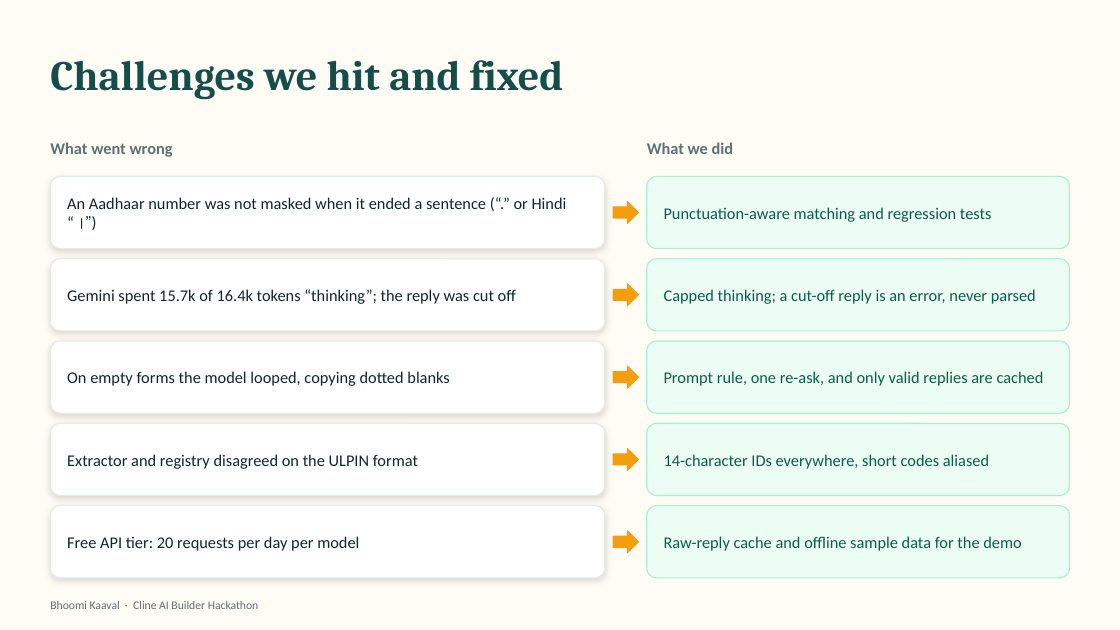
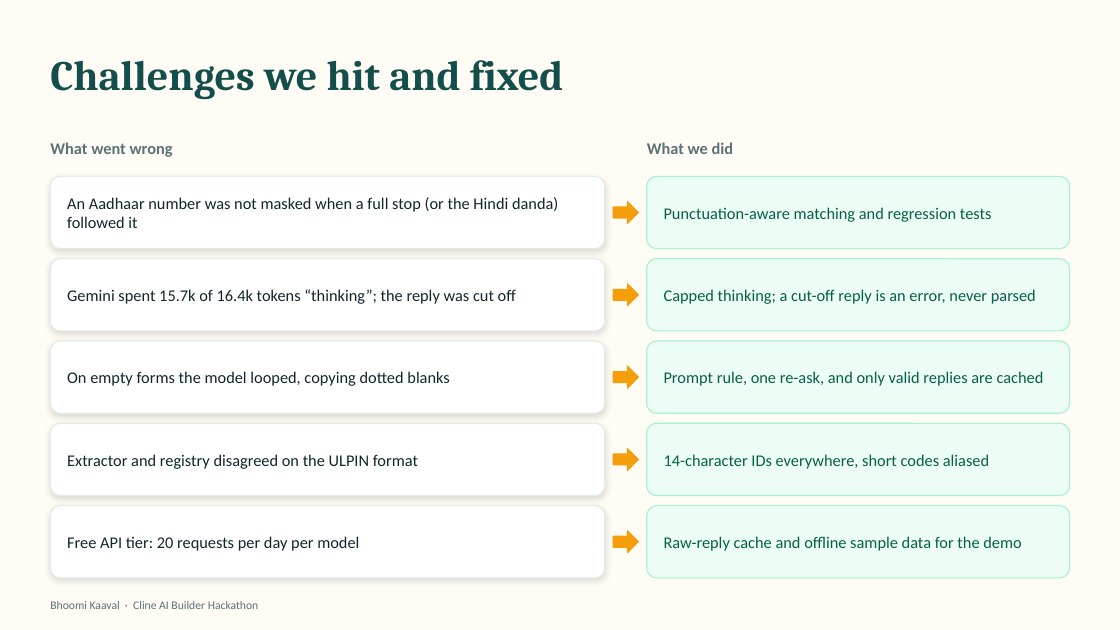
Before and after one commit to hardik23jain-glitch/ClueLess, a slide deck: slide 12 of docs/Bhoomi_Kaaval_Deck.pptx. Drawn at 1120x630 pixels with LibreOffice and Linux fonts; fonts in the diff are those of the drawing. Boxes give left, top, right and bottom in pixels: in the first picture for what was removed or moved away, otherwise in the second. Text is boxed around its words. In the diff, an @@ line names an element or a change of style, - is before the commit and + after.

Commit message:
docs: deck PDF export; fix danda glyph on challenges slide, larger text on limits slide

```diff
--- a/docs/Bhoomi_Kaaval_Deck.pptx
+++ b/docs/Bhoomi_Kaaval_Deck.pptx
@@ text at box(67, 197, 558, 228): text changed @@
-An Aadhaar number was not masked when it ended a sentence (“.” or Hindi “।”)
+An Aadhaar number was not masked when a full stop (or the Hindi danda) followed it
```
Also in this commit, not shown: 1 other slide changed, 1 other file.
